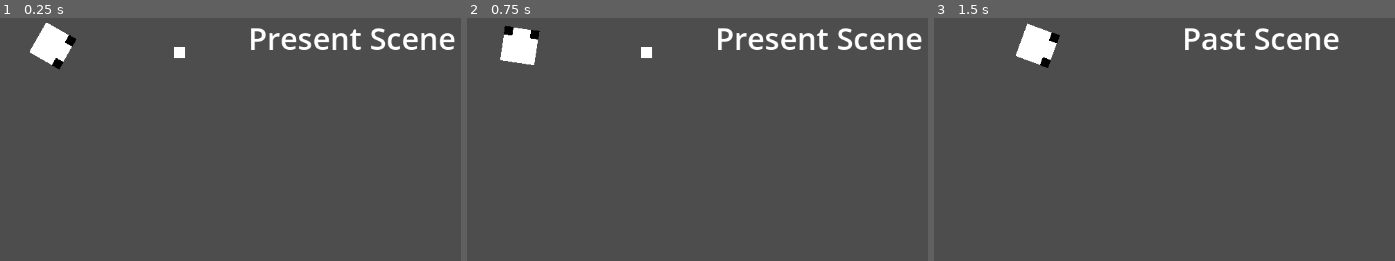
Above: before the commit, frames 1-3 (left to right).
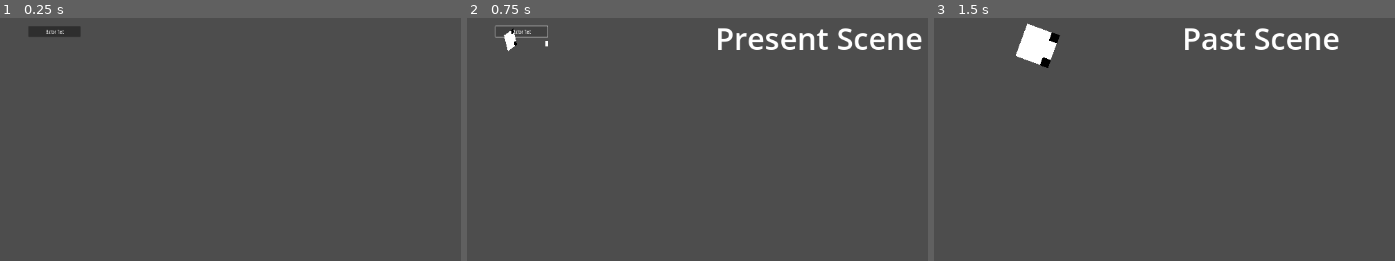
Above: after the commit, the same moments.

Repository: Thomson-Lam/LoJam24
Game: Godot game, scene res://Scenes/main_menu.tscn
Two runs of this game, one before a commit and one after it. Both use one fixed random seed, a clock stepped at 60 frames per second and the inputs below. Before the commit the project starts from res://Scenes/presentScene.tscn.
Inputs (mouse positions are in pixels of both pictures, inside the frame that each line leads up to):
- Up to frame 1 (0.25 s): no input
- Up to frame 2 (0.75 s): click (522, 32) at 0.5 s, where only the run after the commit has a clickable "Button Test"
- Up to frame 3 (1.5 s): tap Enter at 1.25 s; move the mouse to (outside the picture) at 1.27 s; hold D (right) from 1.28 s (still down); hold Q (SwapScene) from 1.28 s (still down)

The runs differ from the first frame. In frame 1, 3.1% of the frame differs, in the area x 6-99%, y 2-21%; in frame 2, 1.2%; in frame 3, nothing differs.

Commit message:
Added test main menu, tested scene initialization
Need to figure out scene manipulation

Diff:
--- /dev/null
+++ b/LoJam24Game/Scenes/Button.gd
@@ -0,0 +1,17 @@
+extends Button
+
+
+# Called when the node enters the scene tree for the first time.
+func _ready():
+	pass
+
+
+# Called every frame. 'delta' is the elapsed time since the previous frame.
+func _process(delta):
+	pass
+
+
+func _on_pressed():
+	var scene = load("res://Scenes/presentScene.tscn")
+	var instance = scene.instantiate()
+	add_child(instance)
--- /dev/null
+++ b/LoJam24Game/Scenes/main_menu.tscn
@@ -0,0 +1,25 @@
+[gd_scene load_steps=3 format=3 uid="uid://bkygsrk277qve"]
+
+[ext_resource type="Script" path="res://Scenes/Button.gd" id="1_hqdpg"]
+
+[sub_resource type="CanvasTexture" id="CanvasTexture_s7aeb"]
+
+[node name="MainMenu" type="Node2D"]
+
+[node name="CanvasLayer" type="CanvasLayer" parent="."]
+
+[node name="Button" type="Node2D" parent="CanvasLayer"]
+
+[node name="StartButton" type="Button" parent="CanvasLayer/Button"]
+offset_left = 59.0
+offset_top = 18.0
+offset_right = 323.0
+offset_bottom = 49.0
+scale = Vector2(0.285749, 0.495714)
+pivot_offset = Vector2(-25, -11.9403)
+theme_override_colors/icon_focus_color = Color(0, 0, 0, 1)
+text = "Button Test"
+icon = SubResource("CanvasTexture_s7aeb")
+script = ExtResource("1_hqdpg")
+
+[connection signal="pressed" from="CanvasLayer/Button/StartButton" to="CanvasLayer/Button/StartButton" method="_on_pressed"]
--- /dev/null
+++ b/LoJam24Game/Scenes/presentScene.gd
@@ -0,0 +1,12 @@
+extends Node2D
+
+
+# Called when the node enters the scene tree for the first time.
+func _ready():
+	var scene = load("res://Scenes/presentScene.tscn")
+	var instance = scene.instantiate()
+	add_child(instance)
+
+# Called every frame. 'delta' is the elapsed time since the previous frame.
+func _process(delta):
+	pass
--- a/LoJam24Game/Scenes/presentScene.tscn
+++ b/LoJam24Game/Scenes/presentScene.tscn
@@ -1,12 +1,14 @@
-[gd_scene load_steps=4 format=3 uid="uid://dwtao6k1jgatp"]
+[gd_scene load_steps=5 format=3 uid="uid://dwtao6k1jgatp"]
 
 [ext_resource type="Script" path="res://Scripts/PlayerMovement.gd" id="1_ewv3d"]
+[ext_resource type="Script" path="res://Scenes/presentSceneScript.gd" id="1_xnokb"]
 [ext_resource type="Texture2D" uid="uid://c3l6xhtg7dyxq" path="res://Art/White Square.png" id="2_2y6g5"]
 
 [sub_resource type="RectangleShape2D" id="RectangleShape2D_b7tq1"]
 size = Vector2(16, 16)
 
 [node name="PresentScene" type="Node2D"]
+script = ExtResource("1_xnokb")
 
 [node name="CanvasLayer" type="CanvasLayer" parent="."]
 
--- /dev/null
+++ b/LoJam24Game/Scenes/presentSceneScript.gd
@@ -0,0 +1,10 @@
+extends Node2D
+
+
+# Called when the node enters the scene tree for the first time.
+func _ready():
+	pass
+
+# Called every frame. 'delta' is the elapsed time since the previous frame.
+func _process(delta):
+	pass
--- a/LoJam24Game/project.godot
+++ b/LoJam24Game/project.godot
@@ -11,7 +11,7 @@
 [application]
 
 config/name="Lo Jam 24"
-run/main_scene="res://Scenes/presentScene.tscn"
+run/main_scene="res://Scenes/main_menu.tscn"
 config/features=PackedStringArray("4.2", "Forward Plus")
 config/icon="res://icon.svg"
 
